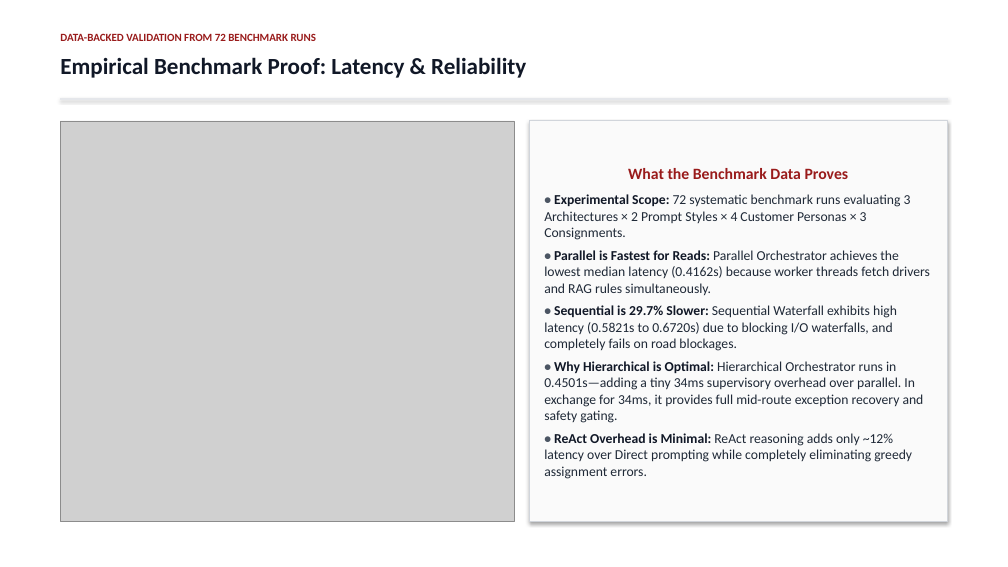
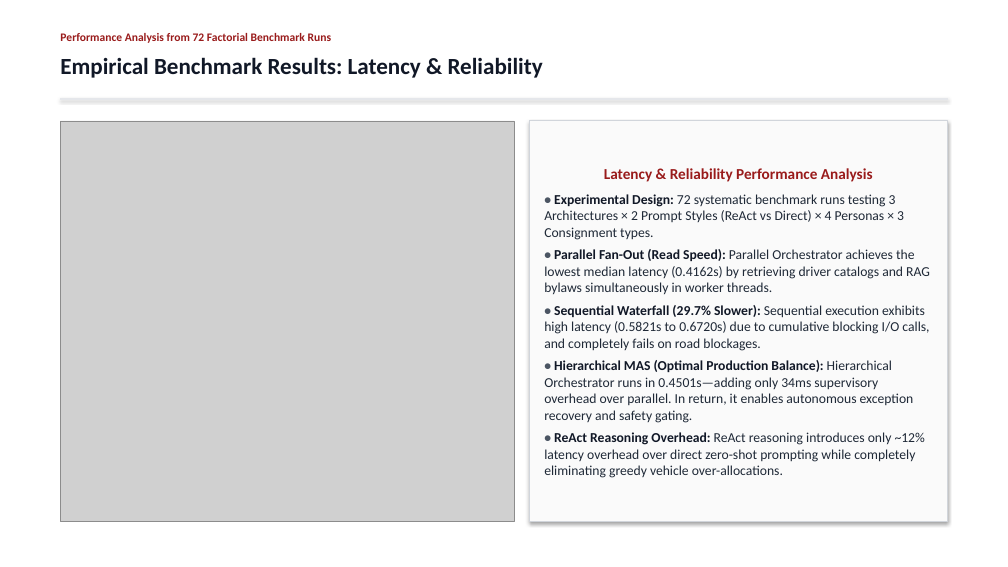
Before and after one commit to Akshat5091/DeliveryFleet-MAS, a slide deck: slide 11 of Eval 2 Documents/DeliveryFleet_MAS_Evaluation2_Master_Presentation.pptx. Drawn at 1008x567 pixels with LibreOffice and Linux fonts; fonts in the diff are those of the drawing; grey boxes stand for pictures. Boxes give left, top, right and bottom in pixels: in the first picture for what was removed or moved away, otherwise in the second. Text is boxed around its words. In the diff, an @@ line names an element or a change of style, - is before the commit and + after.

```diff
--- a/Eval 2 Documents/DeliveryFleet_MAS_Evaluation2_Master_Presentation.pptx
+++ b/Eval 2 Documents/DeliveryFleet_MAS_Evaluation2_Master_Presentation.pptx
@@ text at [60, 57, 543, 78]: text changed @@
-Empirical Benchmark Proof: Latency & Reliability
+Empirical Benchmark Results: Latency & Reliability
@@ text at [60, 33, 332, 43]: text changed; size 10.5 to 11 pt @@
-DATA-BACKED VALIDATION FROM 72 BENCHMARK RUNS
+Performance Analysis from 72 Factorial Benchmark Runs
@@ text in rectangle at [544, 168, 930, 478]: text changed @@
-What the Benchmark Data Proves
-• Experimental Scope: 72 systematic benchmark runs evaluating 3 Architectures × 2 Prompt Styles × 4 Customer Personas × 3 Consignments.
-• Parallel is Fastest for Reads: Parallel Orchestrator achieves the lowest median latency (0.4162s) because worker threads fetch drivers and RAG rules simultaneously.
-• Sequential is 29.7% Slower: Sequential Waterfall exhibits high latency (0.5821s to 0.6720s) due to blocking I/O waterfalls, and completely fails on road blockages.
-• Why Hierarchical is Optimal: Hierarchical Orchestrator runs in 0.4501s—adding a tiny 34ms supervisory overhead over parallel. In exchange for 34ms, it provides full mid-route exception recovery and safety gating.
-• ReAct Overhead is Minimal: ReAct reasoning adds only ~12% latency over Direct prompting while completely eliminating greedy assignment errors.
+Latency & Reliability Performance Analysis
+• Experimental Design: 72 systematic benchmark runs testing 3 Architectures × 2 Prompt Styles (ReAct vs Direct) × 4 Personas × 3 Consignment types.
+• Parallel Fan-Out (Read Speed): Parallel Orchestrator achieves the lowest median latency (0.4162s) by retrieving driver catalogs and RAG bylaws simultaneously in worker threads.
+• Sequential Waterfall (29.7% Slower): Sequential execution exhibits high latency (0.5821s to 0.6720s) due to cumulative blocking I/O calls, and completely fails on road blockages.
+• Hierarchical MAS (Optimal Production Balance): Hierarchical Orchestrator runs in 0.4501s—adding only 34ms supervisory overhead over parallel. In return, it enables autonomous exception recovery and safety gating.
+• ReAct Reasoning Overhead: ReAct reasoning introduces only ~12% latency overhead over direct zero-shot prompting while completely eliminating greedy vehicle over-allocations.
```
Also in this commit, not shown: 20 other slides changed, 3 other files.
